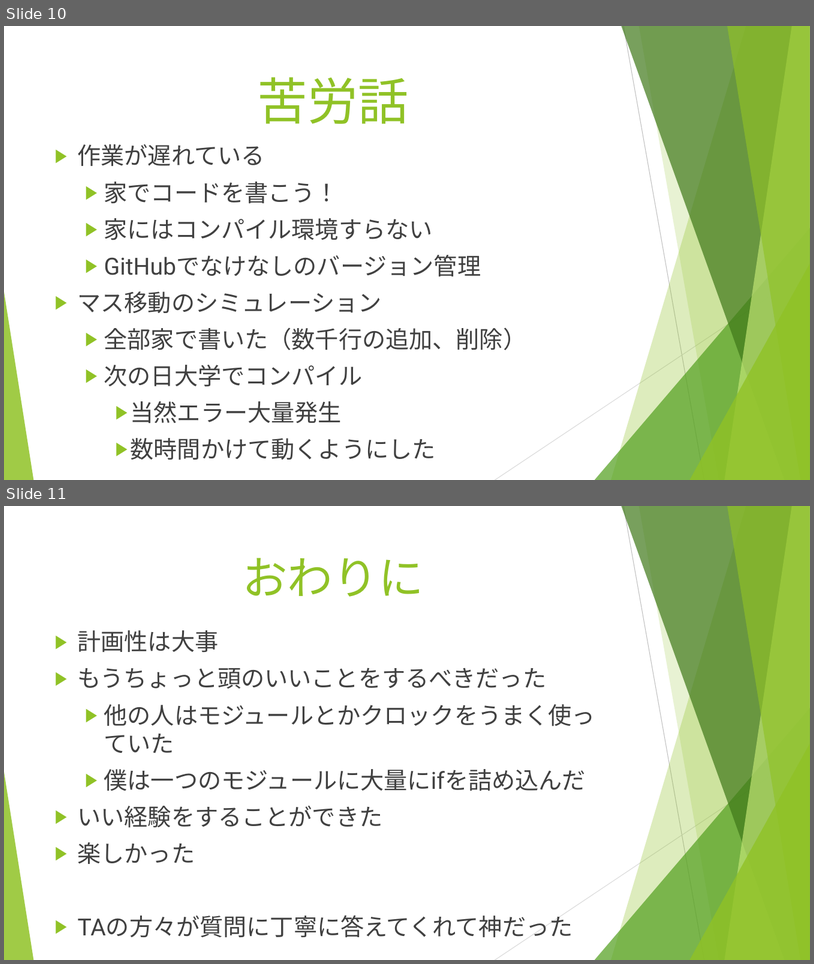
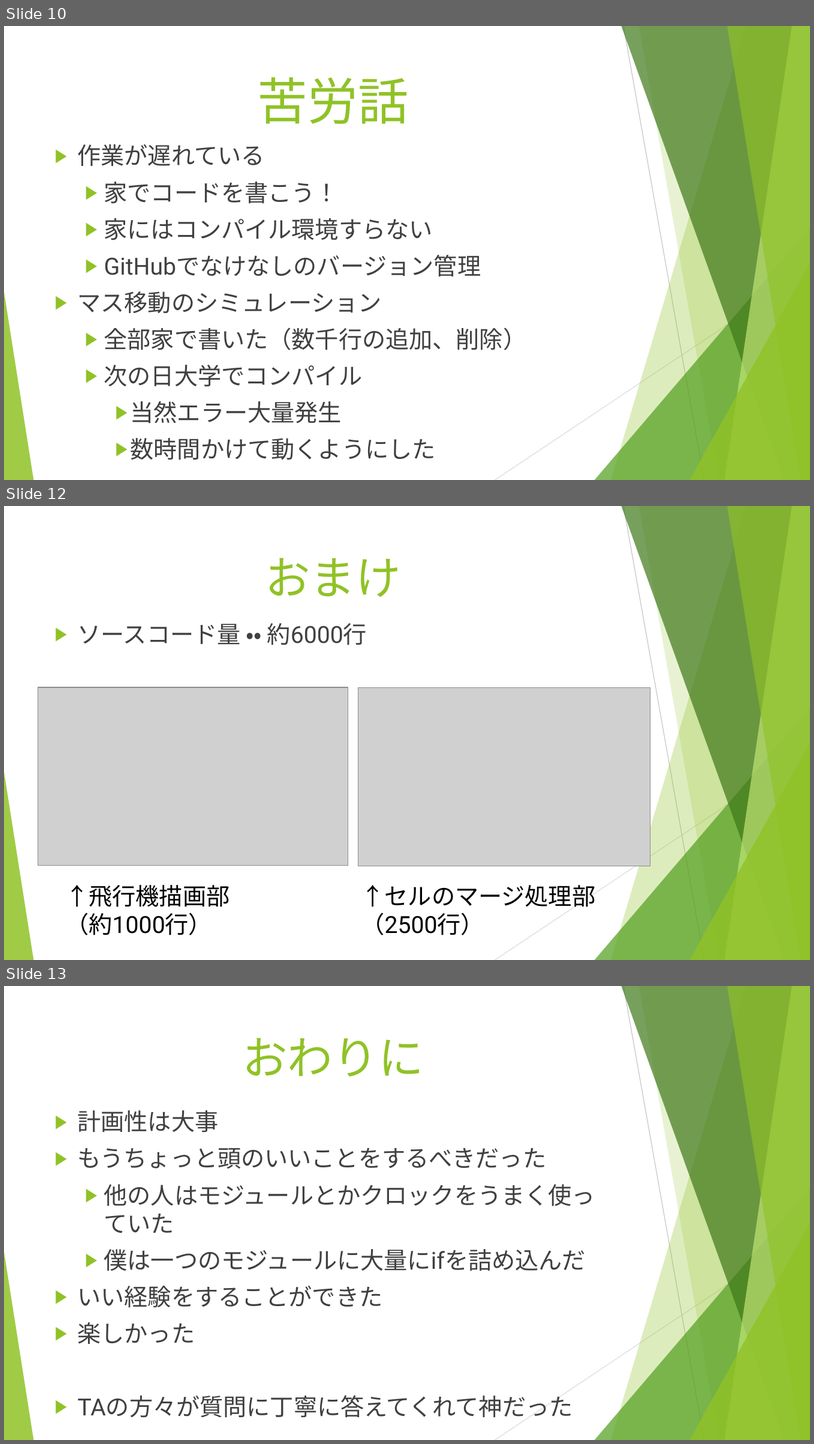
Before and after one commit to gasin/veri2048, a slide deck: doc/veri2048.pptx. Shown one above the other, each under a label of ours: slides 10 and 11 before the commit, slides 10, 12 and 13 after it; the slides between them are not shown. The pictures are 814x964 and 814x1444 pixels, drawn with LibreOffice and Linux fonts; fonts in the diff are those of the drawing; grey boxes stand for pictures. Boxes give left, top, right and bottom in pixels: in the first picture for what was removed or moved away, otherwise in the second. Text is boxed around its words. In the diff, an @@ line names an element or a change of style, - is before the commit and + after.

```diff
--- a/doc/veri2048.pptx
+++ b/doc/veri2048.pptx
@@ slide 12 added at (4, 506, 810, 960), background #FFFFFF; not listed: 10 template elements that a slide beside it also shows @@
@@ title added at (265, 558, 401, 597), 54 pt, text #90C226 @@
+おまけ
@@ text added at (78, 623, 367, 645), 28 pt, text #404040 @@
+▶ ソースコード量 ・・ 約6000行
@@ picture added at (38, 687, 348, 865) @@
@@ picture added at (359, 687, 651, 866) @@
@@ text added at (65, 885, 230, 935), 28 pt, text #000000 @@
+↑飛行機描画部（約1000行）
@@ text added at (362, 885, 596, 935), 28 pt, text #000000 @@
+↑セルのマージ処理部（2500行）
@@ what was slide 11 is now slide 13 @@
```
Also in this commit, not shown: 1 other slide added.
